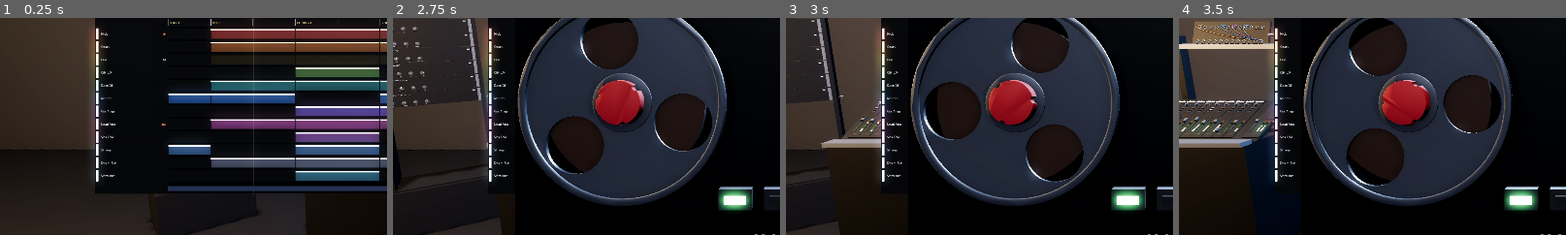
Above: before the commit, frames 1-4 (left to right).
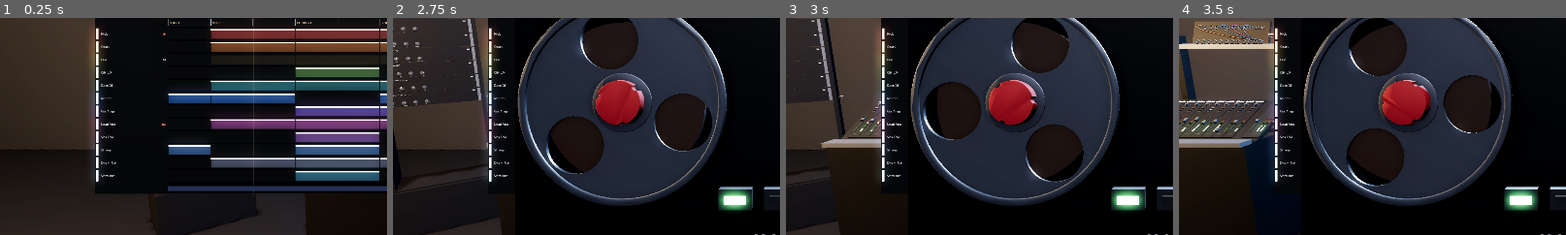
Above: after the commit, the same moments.

Repository: jacob-sabella/gd-dawlings
Game: Godot game, scene res://scenes/bootstrap.tscn
Same seed, same stepped clock (60 frames per second), same inputs: the game is played once before the commit and once after it.
Inputs (mouse positions are % of the whole screen's width and height, from its top left):
- Up to frame 1 (0.25 s): no input
- Up to frame 2 (2.75 s): tap Enter at 0.5 s; move the mouse to (72, 45) at 0.52 s; hold D 0.53-1.25 s; tap Tab at 0.6 s; click (72, 45) at 0.67 s; drag from (30, 55) to (45, 70) at 1.27 s; click "SCREEN" at 2 s
- Up to frame 3 (3 s): move the mouse to (60, 28) at 2.77 s; hold D from 2.78 s (still down); tap Tab at 2.85 s
- Up to frame 4 (3.5 s): keep holding D
The pictures show only the part of the screen within x 0-50%, y 31-80%; the shares and areas given below are measured in that part.

Frames 1-3 are identical in both runs. In frame 4, 0.2% of the frame differs, in the area x 4-25%, y 3-12%.

Commit message:
A properly made plug was going into a painted dot
The cables got their tip, rings, sleeve, collar and tapered boot a while back.
What they plugged into was a torus with a flat dark disc behind it, and that is
worse than two rough parts: the eye goes straight to the join.

The socket is now a hex nut with a chamfered mouth and a twenty millimetre
barrel. The chamfer is the point -- this is the one place on the rig where a hand
aims at something small, and a mouth reads as a hole from an angle where a flat
disc reads as a sticker.

The barrel is not decoration either. patch_cable.gd drives a plug's tip eighteen
millimetres in and the old bore was eight deep, so a seated plug came out the
back of the hole it was supposed to be inside, and the bay only held up from
dead in front. Twenty millimetres with a back wall swallows the plug and gives
the bay something to be from behind, which is a row of barrels.

Nuts are clocked by jack identity rather than all alike, and derived rather than
randomised so a rebuild does not reshuffle them -- the bay redraws whenever the
track list changes, and a shimmer there would be unexplainable.

Two things learned:

  Two cylinders of the same radius cannot be subtracted; the solver has no way
  to pick which coincident wall survives. The first bore liner was exactly that,
  and the jack came out as a black stud instead of a hole. There is no liner now
  at all -- _parts.paint_faces() puts the bore's own faces in the dark slot,
  which is less geometry and nothing to go wrong.

  Spinning a part about ITS axis and spinning it about the panel's are different
  rotations, and a third Euler angle silently picks the wrong one. The clocking
  goes through a parent node, the way the knob's spindle already did.

And a test that was wrong rather than failing: it compared a 2D "footprint",
which assumed every part's long axis points the same way. It does not -- a knob
is modelled axis-up and a fader cap standing -- so a jack's barrel got measured
against a hole spacing. Envelopes are stated in all three axes now.

454 checks, 0 failed.

Diff:
--- a/hardware/patchbay/patch_point.gd
+++ b/hardware/patchbay/patch_point.gd
@@ -16,6 +16,7 @@
 const Kind := {OUTPUT = 0, INPUT = 1}
 
 const RADIUS := 0.009
+const MESH_PATH := "res://assets/hardware/jack.glb"
 
 var track_index: int = 0
 var kind: int = Kind.OUTPUT
@@ -33,34 +34,40 @@
 	return p
 
 
+## How far this particular nut was done up. Nobody torques two dozen jacks to the same angle,
+## and a bay where every hex points the same way reads as a texture rather than as hardware.
+##
+## Derived from the jack's own identity rather than randomised, so it survives a rebuild: the
+## bay redraws whenever the track list changes, and nuts that reshuffled on every redraw would
+## be a shimmer nobody could explain.
+static func nut_angle(track_idx: int, jack_kind: int) -> float:
+	# Sixty degrees is a whole turn as far as a hexagon is concerned.
+	return fposmod(float(track_idx * 23 + jack_kind * 41), 60.0)
+
+
 func _ready() -> void:
 	collision_layer = 2
 	collision_mask = 0
 
-	# The jack itself: a dark bore in a metal ring. Read as a hole, which is what tells you it
-	# accepts something.
-	_ring = MeshInstance3D.new()
-	var ring_mesh := TorusMesh.new()
-	ring_mesh.inner_radius = RADIUS * 0.62
-	ring_mesh.outer_radius = RADIUS
-	ring_mesh.rings = 16
-	ring_mesh.ring_segments = 8
-	_ring.mesh = ring_mesh
-	_ring.rotation_degrees = Vector3(90, 0, 0)
-	_ring.material_override = Materials.brushed_metal()
-	add_child(_ring)
-
-	var bore := MeshInstance3D.new()
-	var bore_mesh := CylinderMesh.new()
-	bore_mesh.top_radius = RADIUS * 0.6
-	bore_mesh.bottom_radius = RADIUS * 0.6
-	bore_mesh.height = 0.008
-	bore_mesh.radial_segments = 14
-	bore.mesh = bore_mesh
-	bore.rotation_degrees = Vector3(90, 0, 0)
-	bore.position = Vector3(0, 0, -0.004)
-	bore.material_override = Materials.recess()
-	add_child(bore)
+	# A hex nut, a chamfered mouth and a 20mm barrel behind the panel, which is where most of a
+	# jack lives and where all of a seated plug goes (tools/blender/jack.py).
+	var socket := Part.build(
+		MESH_PATH,
+		Materials.brushed_metal(),
+		{"bore": Materials.recess()},
+	)
+	if socket != null:
+		# Modelled axis-up; the axis here is the panel normal, which is local Z.
+		socket.rotation_degrees = Vector3(90, 0, 0)
+		# Clocked, through a parent rather than a third Euler angle, because spinning the part
+		# about ITS axis and spinning it about the panel's are different rotations and the
+		# Euler order quietly picks the wrong one.
+		var spin := Node3D.new()
+		spin.rotation_degrees = Vector3(0, 0, nut_angle(track_index, kind))
+		spin.add_child(socket)
+		add_child(spin)
+	else:
+		add_child(_stand_in())
 
 	var caption := Label3D.new()
 	caption.font_size = 32
@@ -78,6 +85,36 @@
 	add_child(shape)
 
 
+## The pre-Blender jack: a torus with a flat dark disc behind it. Kept because a bay whose
+## sockets you cannot see is a bay you cannot aim at.
+func _stand_in() -> Node3D:
+	var holder := Node3D.new()
+
+	_ring = MeshInstance3D.new()
+	var ring_mesh := TorusMesh.new()
+	ring_mesh.inner_radius = RADIUS * 0.62
+	ring_mesh.outer_radius = RADIUS
+	ring_mesh.rings = 16
+	ring_mesh.ring_segments = 8
+	_ring.mesh = ring_mesh
+	_ring.rotation_degrees = Vector3(90, 0, 0)
+	_ring.material_override = Materials.brushed_metal()
+	holder.add_child(_ring)
+
+	var bore := MeshInstance3D.new()
+	var bore_mesh := CylinderMesh.new()
+	bore_mesh.top_radius = RADIUS * 0.6
+	bore_mesh.bottom_radius = RADIUS * 0.6
+	bore_mesh.height = 0.008
+	bore_mesh.radial_segments = 14
+	bore.mesh = bore_mesh
+	bore.rotation_degrees = Vector3(90, 0, 0)
+	bore.position = Vector3(0, 0, -0.004)
+	bore.material_override = Materials.recess()
+	holder.add_child(bore)
+	return holder
+
+
 func _on_grab_end() -> void:
 	# held_by is still set at this point -- ControlAffordance clears it after this returns, which
 	# is what makes reading the interactor's hover here possible at all.
--- a/tests/run_tests.gd
+++ b/tests/run_tests.gd
@@ -1028,10 +1028,16 @@
 	# The fragment is not a shared convention -- a knob's second surface is its indicator, a
 	# reel's is its hub -- so each part states its own, which is the only way this check means
 	# anything.
+	# The envelope is stated in all three axes, and in the MESH's own space -- not the panel's,
+	# because the parts are not modelled in one shared orientation and should not be. A knob and
+	# a reel are modelled axis-up and stood up by the importing node; a fader cap is modelled
+	# standing and needs no rotation. Collapsing that to "width and height" quietly compared a
+	# jack's 20mm barrel against a hole spacing and failed on a part that was correct.
 	var parts := {
-		Knob.MESH_PATH: {"size": Vector2(0.0235, 0.0235), "accent": "indicator"},
-		Fader.MESH_PATH: {"size": Vector2(0.0150, 0.0225), "accent": "indicator"},
-		TapeDeck.MESH_PATH: {"size": Vector2(0.1705, 0.1705), "accent": "hub"},
+		Knob.MESH_PATH: {"size": Vector3(0.0230, 0.0140, 0.0230), "accent": "indicator"},
+		Fader.MESH_PATH: {"size": Vector3(0.0152, 0.0224, 0.0140), "accent": "indicator"},
+		TapeDeck.MESH_PATH: {"size": Vector3(0.1705, 0.0160, 0.1705), "accent": "hub"},
+		PatchPoint.MESH_PATH: {"size": Vector3(0.0160, 0.0220, 0.0185), "accent": "bore"},
 	}
 	for path in parts:
 		var accent: String = parts[path]["accent"]
@@ -1049,10 +1055,10 @@
 				named += 1
 		check("%s names exactly one surface '%s'" % [path.get_file(), accent], named == 1)
 
-		var size: Vector2 = parts[path]["size"]
+		var size: Vector3 = parts[path]["size"]
 		var box := mesh.get_aabb()
-		check("%s still fits its footprint" % path.get_file(),
-				box.size.x < size.x and box.size.y < size.y)
+		check("%s still fits its envelope" % path.get_file(),
+				box.size.x < size.x and box.size.y < size.y and box.size.z < size.z)
 
 	# A surface whose material name matches nothing must still be painted, or the importer's
 	# guess ends up on the desk.
@@ -1065,6 +1071,20 @@
 		check("an unmatched surface falls back rather than going unpainted", unpainted == 0)
 		dressed.free()
 
+	# A hexagon repeats every sixty degrees, so a clocking outside that range is turning nuts
+	# further than there is anywhere to turn them, and two jacks a multiple of sixty apart
+	# would be indistinguishable -- which defeats the point of clocking them at all.
+	var angles := {}
+	for t in 12:
+		for k in [PatchPoint.Kind.OUTPUT, PatchPoint.Kind.INPUT]:
+			var a := PatchPoint.nut_angle(t, k)
+			check("nut clocking stays inside one hex face", a >= 0.0 and a < 60.0)
+			angles[a] = true
+	check("and the bay is not all one angle", angles.size() > 6)
+	close_to("the same jack is clocked the same way twice",
+			PatchPoint.nut_angle(5, PatchPoint.Kind.INPUT),
+			PatchPoint.nut_angle(5, PatchPoint.Kind.INPUT))
+
 	var knob := Knob.new()
 	add_child(knob)
 	knob.value = 1.0
Binary file added: assets/hardware/jack.glb
Not shown, added: assets/hardware/jack.glb.import
Not shown, changed: docs/architecture.md
Not shown, changed: docs/loop_backlog.md
Not shown, changed: tools/blender/_parts.py
Not shown, added: tools/blender/jack.py
